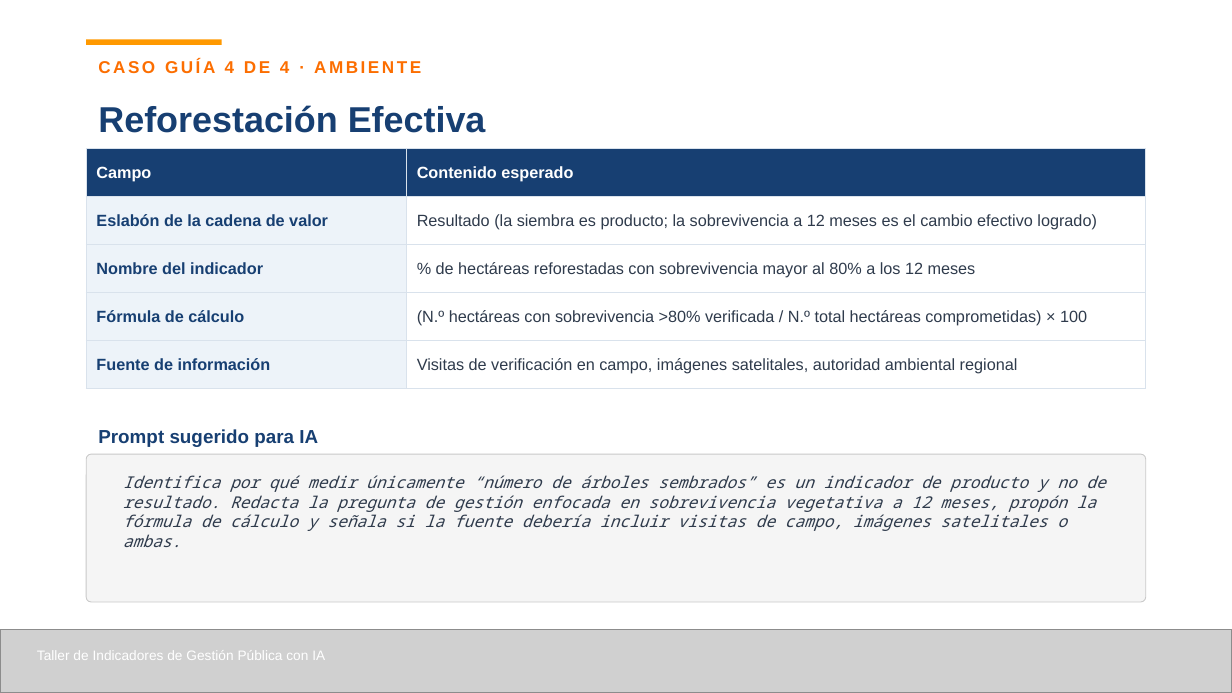
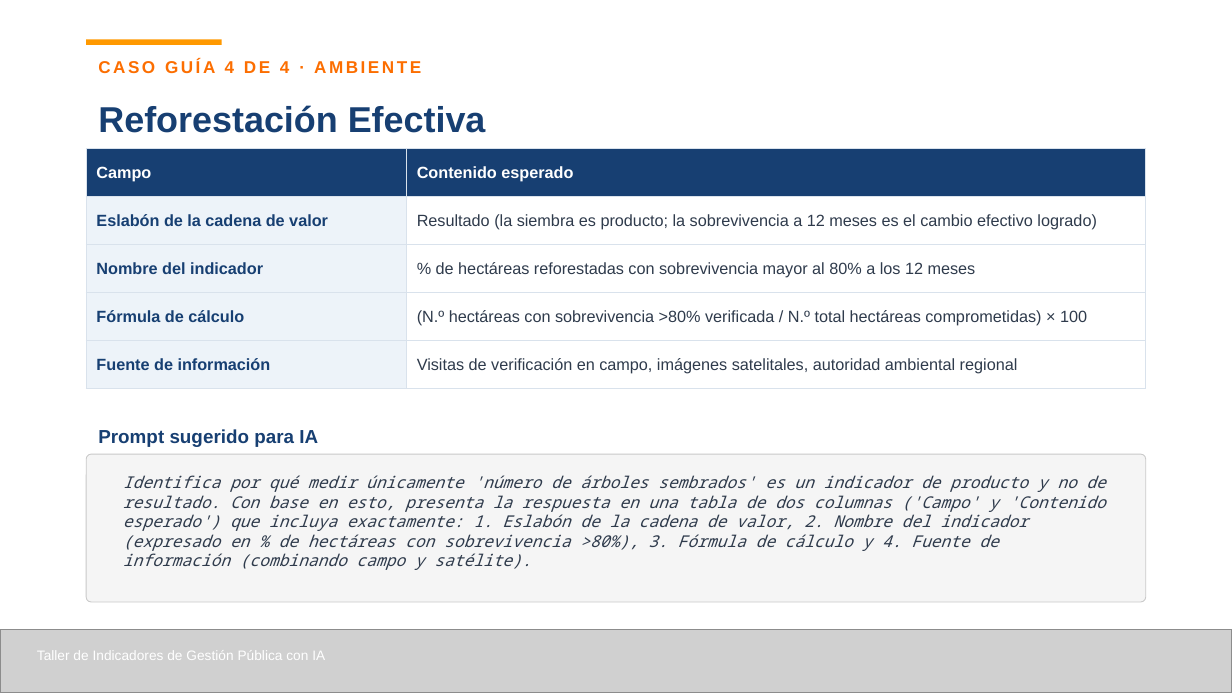
Before and after one commit to smezam-star/Management-Indicators, a slide deck: slide 60 of docs/Taller8_IA.pptx. Drawn at 1232x693 pixels with LibreOffice and Linux fonts; fonts in the diff are those of the drawing; grey boxes stand for pictures. Boxes give left, top, right and bottom in pixels: in the first picture for what was removed or moved away, otherwise in the second. Text is boxed around its words. In the diff, an @@ line names an element or a change of style, - is before the commit and + after.

```diff
--- a/docs/Taller8_IA.pptx
+++ b/docs/Taller8_IA.pptx
@@ text at [123,475,1106,570]: text changed @@
-Identifica por qué medir únicamente “número de árboles sembrados” es un indicador de producto y no de resultado. Redacta la pregunta de gestión enfocada en sobrevivencia vegetativa a 12 meses, propón la fórmula de cálculo y señala si la fuente debería incluir visitas de campo, imágenes satelitales o ambas.
+Identifica por qué medir únicamente 'número de árboles sembrados' es un indicador de producto y no de resultado. Con base en esto, presenta la respuesta en una tabla de dos columnas ('Campo' y 'Contenido esperado') que incluya exactamente: 1. Eslabón de la cadena de valor, 2. Nombre del indicador (expresado en % de hectáreas con sobrevivencia >80%), 3. Fórmula de cálculo y 4. Fuente de información (combinando campo y satélite).
```
Also in this commit, not shown: 2 other slides changed, 11 other files.
